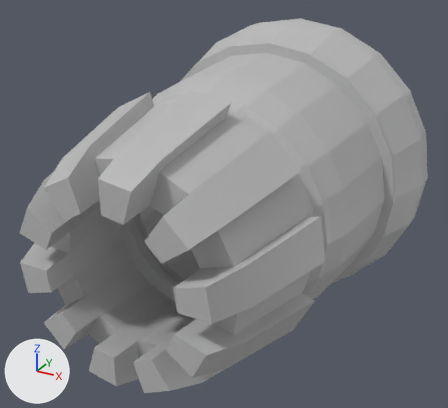
An edit to the FBX model Assets/_Project/Models/Environment/Thruster Debris.fbx, drawn before and after from the same camera.
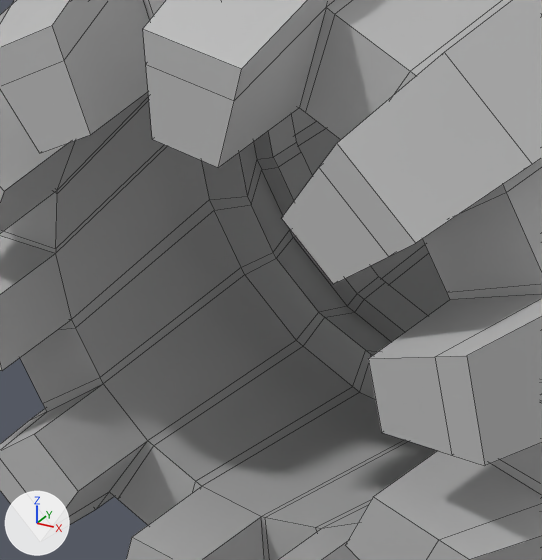
Each version is shown whole from a 50 mm camera at (0.01, -5.87, 4.92) aimed at (-3.45, 0.41, 1.78), then close up on the part from 11% to 52% of the width and 41% to 87% of the height. The lights are fixed; the arrows at lower left show +X, +Y and +Z. The close-ups show mesh edges as thin lines. Where no turn or scale is listed for an object, it has been applied to the vertices. Vertices at the same position are counted once.

The first close-up shows 'Engine'.
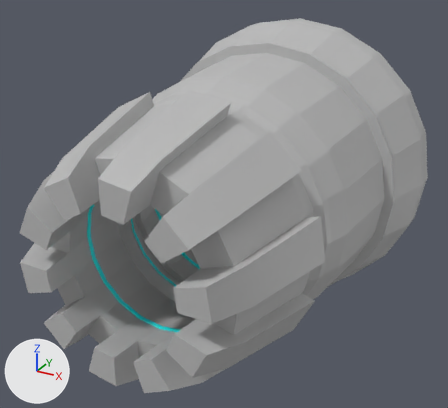
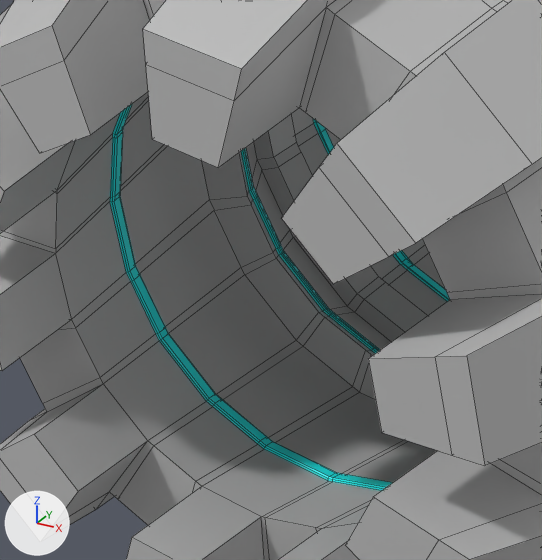
What differs and where, as boxes (x1, y1, x2, y2) in the close-ups (542 x 560 px):
part 1 of me_mesh, added: after (291, 108, 450, 315)
part 2 of me_mesh, added: after (0, 0, 542, 529)
part 3 of me_mesh, added: after (239, 143, 391, 355)

Diff of the bpy script that builds the scene:
```diff
--- a/Assets/_Project/Models/Environment/Thruster Debris.fbx.py
+++ b/Assets/_Project/Models/Environment/Thruster Debris.fbx.py
@@ mat_emissivemat @@
+mat_emissivemat = principled_material('EmissiveMat')
+mat_emissivemat.base_color = (0.0, 1.0, 1.0)  # cyan #00ffff
@@ me_mesh @@
 # used by ob_engine; location = (-3.434, 1.354, 1.776)
-me_mesh.from_pydata(...)  # 1060 vertices, 1070 faces; spans x -2.02..2.02, y -3.28..1.39, z -2.02..2.02
+me_mesh.from_pydata(...)  # 2380 vertices, 2390 faces; spans x -2.02..2.02, y -3.28..1.39, z -2.02..2.02
+# me_mesh part 1: 640 vertices added at x -1.7..1.7, y -0.82..0.1, z -1.7..1.7
+# me_mesh part 2: 360 vertices added at x -1.45..1.45, y -2.47..-2.41, z -1.45..1.45
+# me_mesh part 3: 320 vertices added at x -1.45..1.45, y -1.67..-1.61, z -1.46..1.46
 me_mesh.materials.append(mat_lambert1)
+me_mesh.materials.append(mat_emissivemat)  # cyan #00ffff
```
